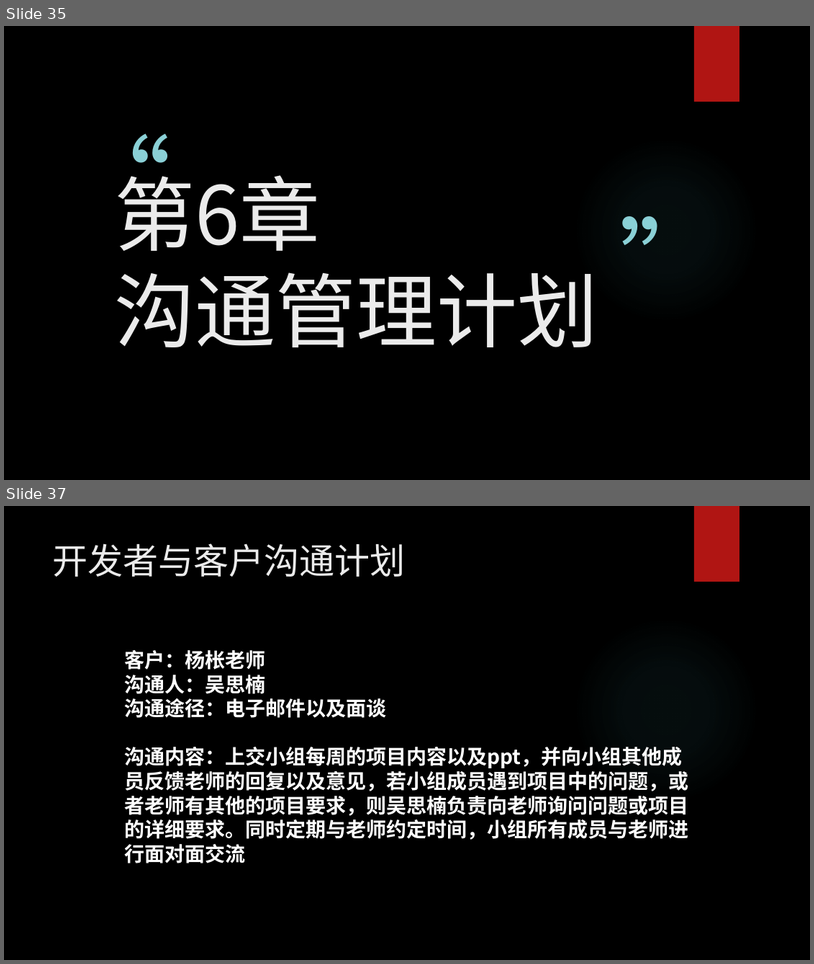
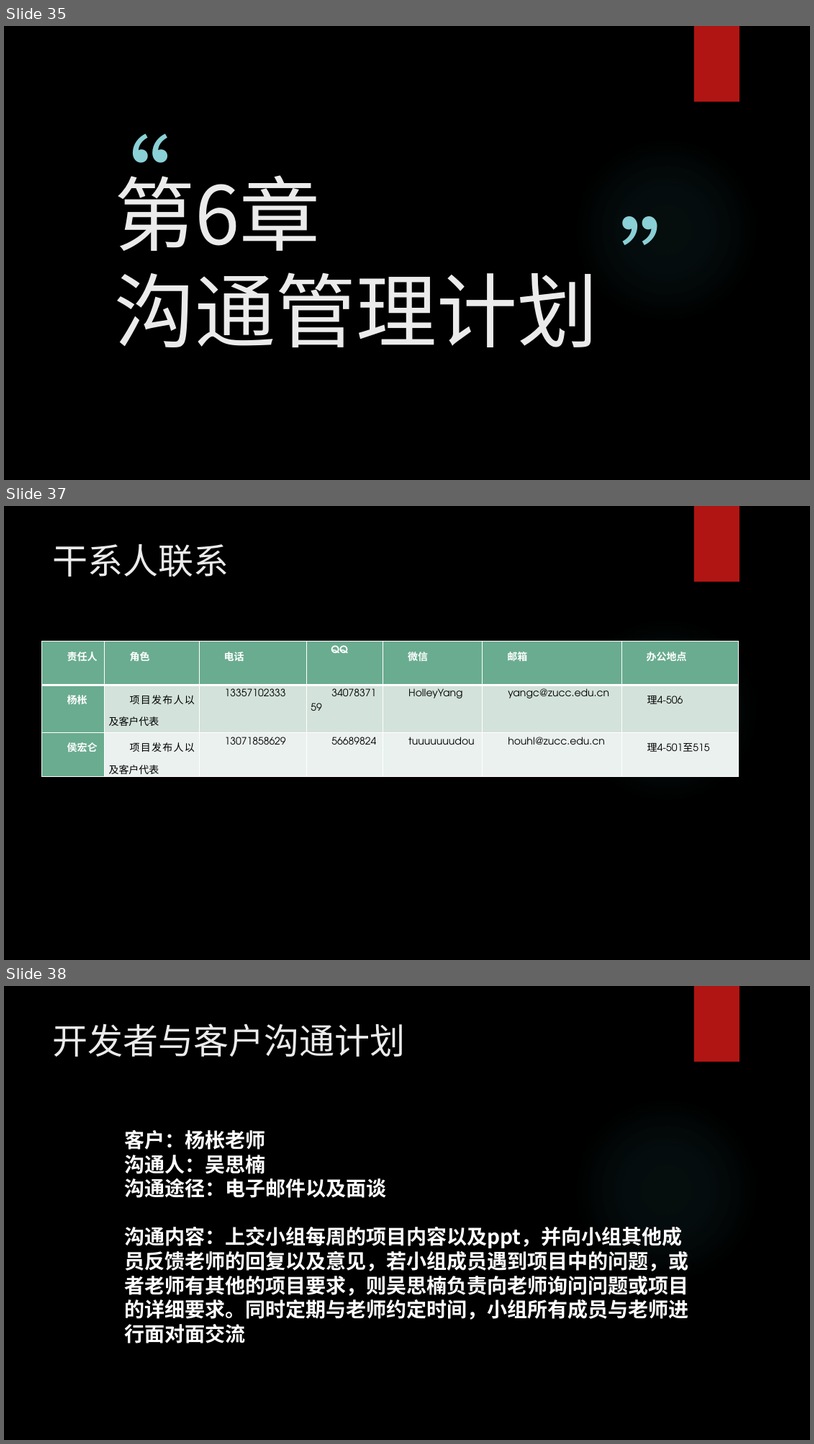
Before and after one commit to woncat/PRD2017, a slide deck: PRD-2017-G25-需求工程计划PPTV0.2.pptx. Shown one above the other, each under a label of ours: slides 35 and 37 before the commit, slides 35, 37 and 38 after it; the slides between them are not shown. The pictures are 814x964 and 814x1444 pixels, drawn with LibreOffice and Linux fonts; fonts in the diff are those of the drawing; background and template pictures are left out. Boxes give left, top, right and bottom in pixels: in the first picture for what was removed or moved away, otherwise in the second. Text is boxed around its words. In the diff, an @@ line names an element or a change of style, - is before the commit and + after.

```diff
--- a/PRD-2017-G25-需求工程计划PPTV0.2.pptx
+++ b/PRD-2017-G25-需求工程计划PPTV0.2.pptx
@@ slide 37 added at <box>4,506,810,960</box>, background picture (left out); not listed: 2 template elements that a slide beside it also shows @@
@@ title added at <box>53,544,229,577</box>, 42 pt, text #EBEBEB @@
+干系人联系
@@ table added at <box>41,641,738,777</box>, 3 rows, 7 columns @@
+责任人 | 角色 | 电话 | QQ | 微信 | 邮箱 | 办公地点
+杨枨 | 项目发布人以及客户代表 | 13357102333 | 3407837159 | HolleyYang | yangc@zucc.edu.cn | 理4-506
+侯宏仑 | 项目发布人以及客户代表 | 13071858629 | 56689824 | tuuuuuuudou | houhl@zucc.edu.cn | 理4-501至515
@@ what was slide 37 is now slide 38 @@
```
Also in this commit, not shown: 4 slides changed, 2 other files.
